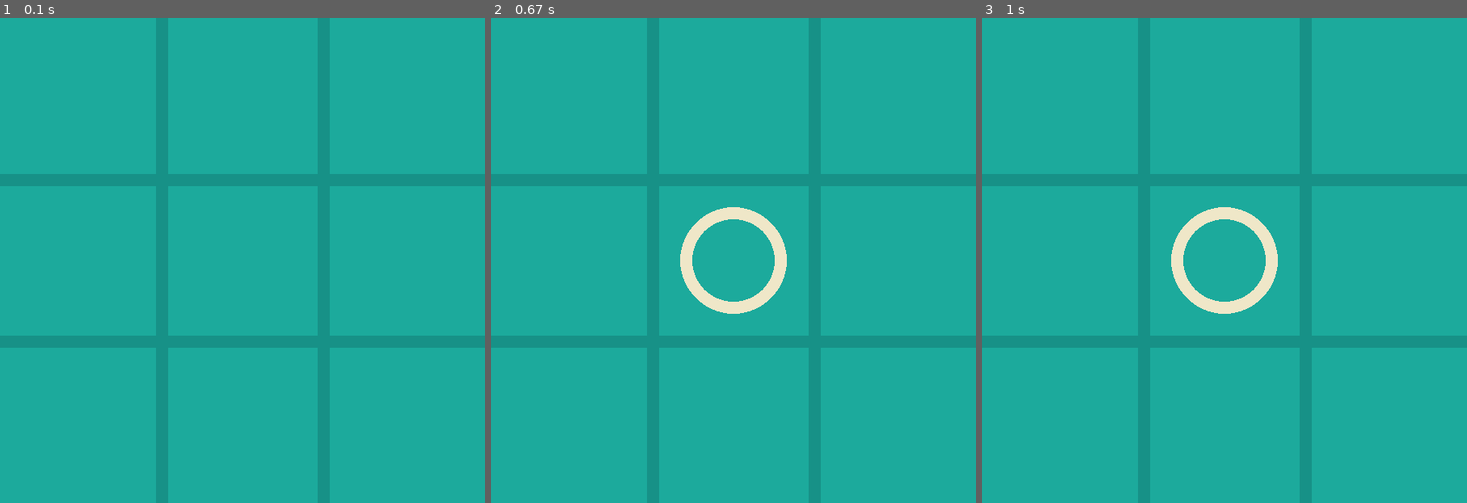
Above: before the commit, frames 1-3 (left to right).
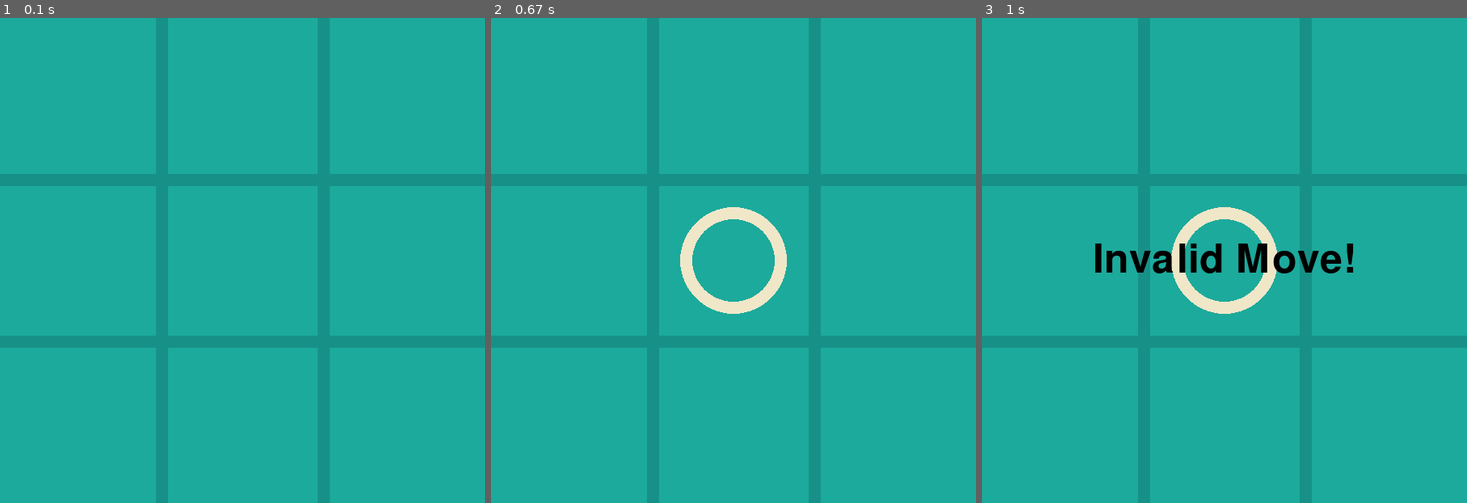
Above: after the commit, the same moments.

Repository: mihir-pandhe/Tic-Tac-Toe-GUI-In-Python-using-PyGame
Game: pygame game, started from app.py
Same seed, same stepped clock (60 frames per second), same inputs: the game is played once before the commit and once after it.
Inputs (mouse positions are in pixels of both pictures, inside the frame that each line leads up to):
- Up to frame 1 (0.1 s): no input
- Up to frame 2 (0.67 s): click (733, 260) at 0.38 s
- Up to frame 3 (1 s): click (1224, 289) at 0.72 s

Frames 1-2 are identical in both runs. In frame 3, 1.5% of the frame differs, in the area x 23-77%, y 46-53%.

Commit message:
Update 003

Diff:
--- a/app.py
+++ b/app.py
@@ -1,9 +1,7 @@
 import pygame
 import sys
 
-
 pygame.init()
-
 
 WIDTH, HEIGHT = 600, 600
 LINE_WIDTH = 15
@@ -15,27 +13,23 @@
 CROSS_WIDTH = 25
 SPACE = SQUARE_SIZE // 4
 
-
 BG_COLOR = (28, 170, 156)
 LINE_COLOR = (23, 145, 135)
 CIRCLE_COLOR = (239, 231, 200)
 CROSS_COLOR = (66, 66, 66)
 TEXT_COLOR = (0, 0, 0)
 
-
 screen = pygame.display.set_mode((WIDTH, HEIGHT))
 pygame.display.set_caption("Tic Tac Toe")
-screen.fill(BG_COLOR)
-
-
 font = pygame.font.Font(None, 74)
-
 
 board = [[0] * BOARD_COLS for _ in range(BOARD_ROWS)]
 player = 1
+history = []
 
 
 def draw_lines():
+    screen.fill(BG_COLOR)
     pygame.draw.line(
         screen, LINE_COLOR, (0, SQUARE_SIZE), (WIDTH, SQUARE_SIZE), LINE_WIDTH
     )
@@ -91,18 +85,27 @@
 
 
 def draw_message(message):
+    screen.fill(BG_COLOR)
+    draw_lines()
+    draw_figures()
     text = font.render(message, True, TEXT_COLOR)
     screen.blit(
         text, (WIDTH // 2 - text.get_width() // 2, HEIGHT // 2 - text.get_height() // 2)
     )
-
-
-draw_lines()
+    pygame.display.update()
+    pygame.time.wait(2000)
 
 
 def mark_square(row, col, player):
     if board[row][col] == 0:
         board[row][col] = player
+        history.append((row, col, player))
+
+
+def undo_move():
+    if history:
+        row, col, player = history.pop()
+        board[row][col] = 0
 
 
 def available_square(row, col):
@@ -139,6 +142,7 @@
     return False
 
 
+draw_lines()
 while True:
     for event in pygame.event.get():
         if event.type == pygame.QUIT:
@@ -153,22 +157,22 @@
 
             if available_square(clicked_row, clicked_col):
                 mark_square(clicked_row, clicked_col, player)
+                draw_lines()
                 draw_figures()
 
                 if check_win(player):
                     draw_message(f"Player {player} wins!")
-                    pygame.display.update()
-                    pygame.time.wait(2000)
-                    pygame.quit()
-                    sys.exit()
-
-                if is_board_full():
+                    board = [[0] * BOARD_COLS for _ in range(BOARD_ROWS)]
+                    history.clear()
+                    draw_lines()
+                elif is_board_full():
                     draw_message("It's a draw!")
-                    pygame.display.update()
-                    pygame.time.wait(2000)
-                    pygame.quit()
-                    sys.exit()
+                    board = [[0] * BOARD_COLS for _ in range(BOARD_ROWS)]
+                    history.clear()
+                    draw_lines()
 
                 player = player % 2 + 1
+            else:
+                draw_message("Invalid Move!")
 
     pygame.display.update()
